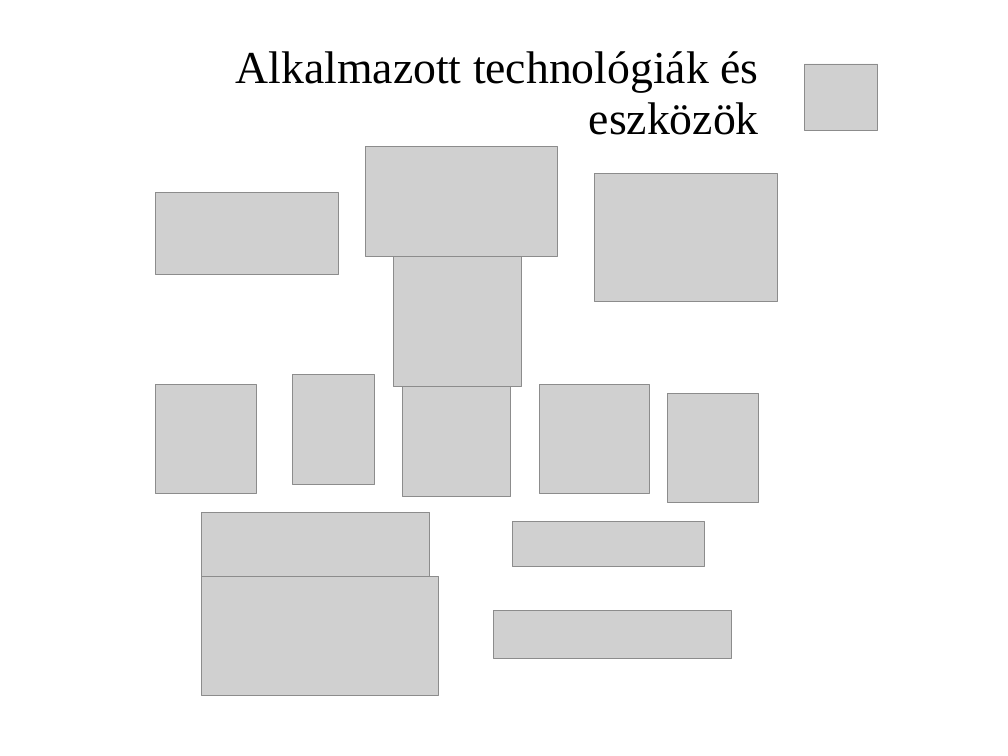
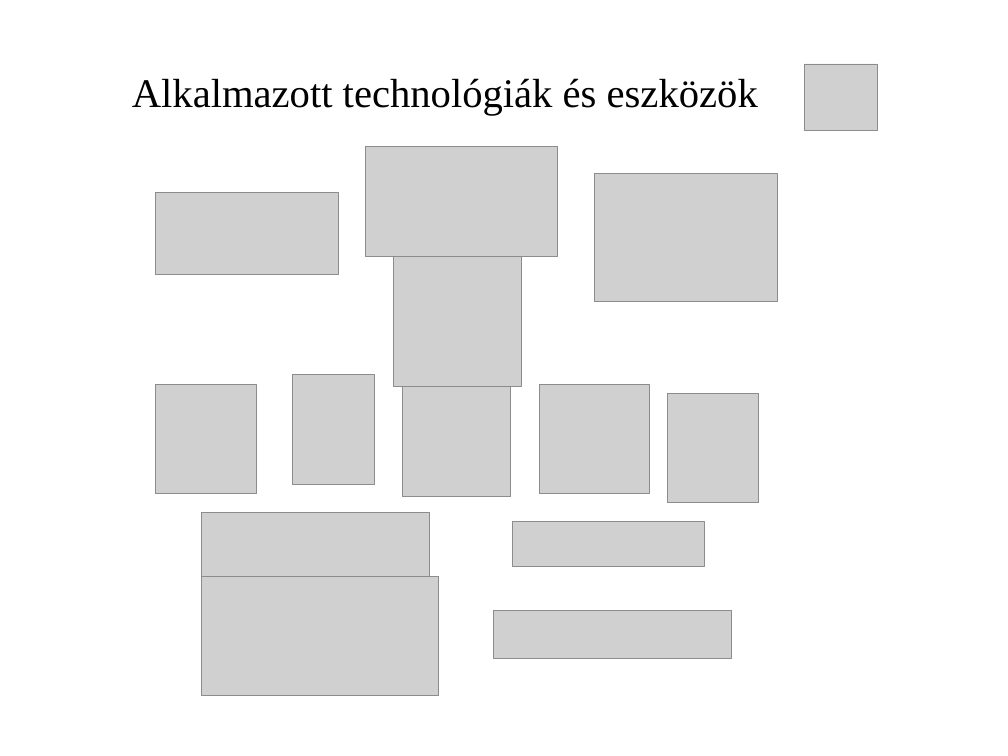
Before and after one commit to necrology27/babybook, a slide deck: slide 5 of prezentation/1. LeadingSoft_projekt.ppt. Drawn at 1008x756 pixels with LibreOffice and Linux fonts; fonts in the diff are those of the drawing; grey boxes stand for pictures; background and template pictures are left out. Boxes give left, top, right and bottom in pixels: in the first picture for what was removed or moved away, otherwise in the second. Text is boxed around its words. In the diff, an @@ line names an element or a change of style, - is before the commit and + after.

```diff
--- a/prezentation/1. LeadingSoft_projekt.ppt
+++ b/prezentation/1. LeadingSoft_projekt.ppt
@@ text "Alkalmazott technológiák és eszközök" at (x1=132, y1=78, x2=758, y2=115): size 36 to 32 pt @@
```
Also in this commit, not shown: 5 other slides changed, 1 slide added, 2 slides removed, 7 other files.
